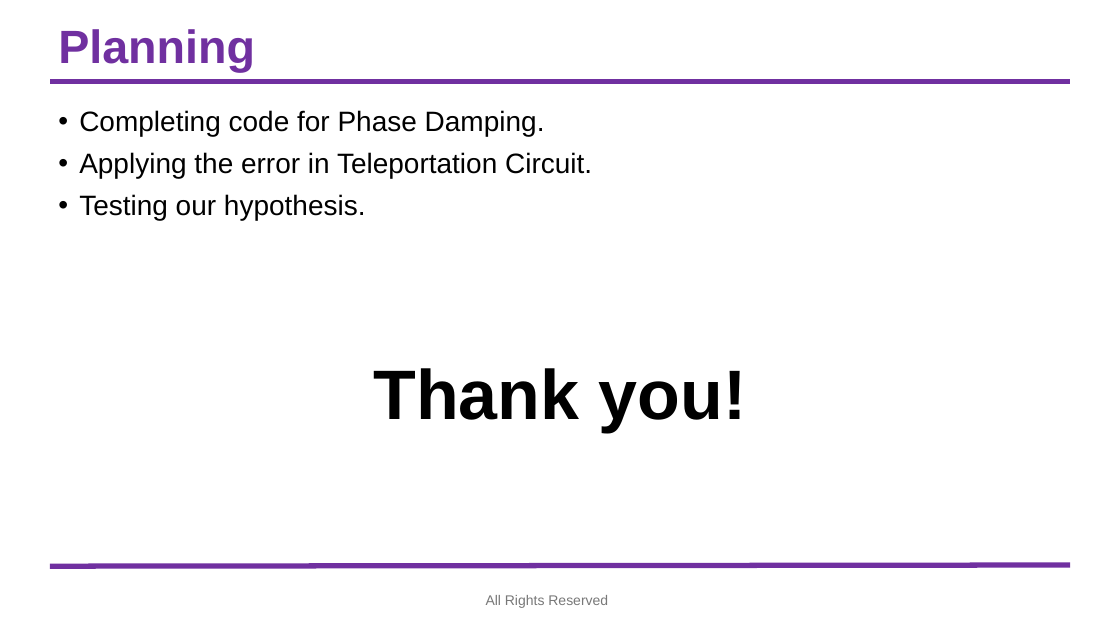
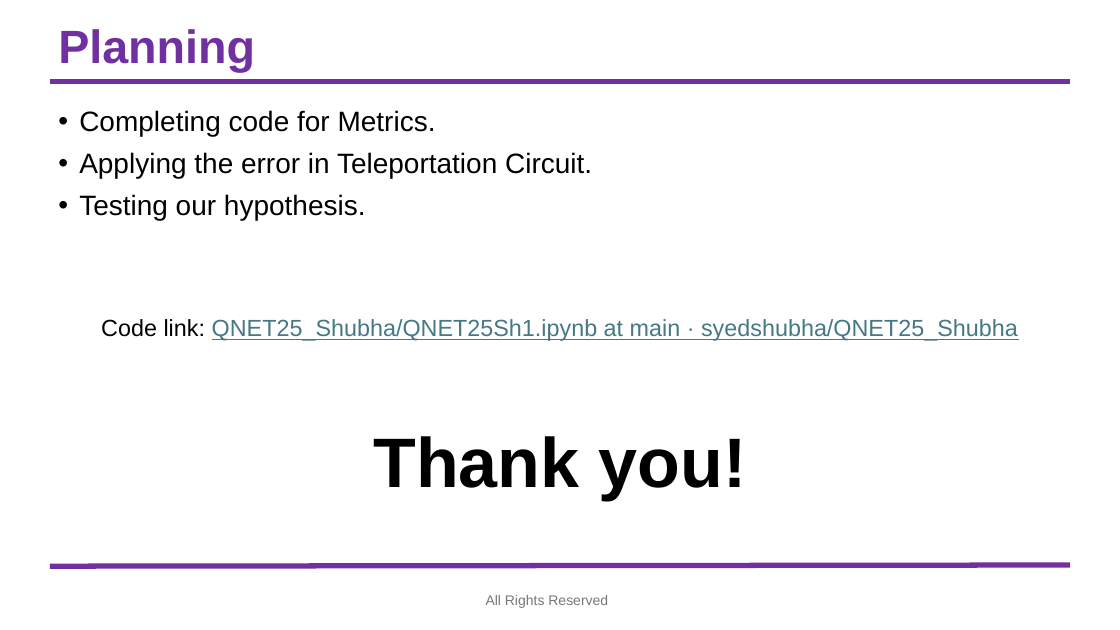
Before and after one commit to syedshubha/QNET25_Shubha, a slide deck: slide 16 of Teleportation_Fidelity.pptx (slide 10 before the commit). Drawn at 1120x630 pixels with LibreOffice and Linux fonts; fonts in the diff are those of the drawing; background and template pictures are left out. Boxes give left, top, right and bottom in pixels: in the first picture for what was removed or moved away, otherwise in the second. Text is boxed around its words. In the diff, an @@ line names an element or a change of style, - is before the commit and + after.

```diff
--- a/Teleportation_Fidelity.pptx
+++ b/Teleportation_Fidelity.pptx
@@ text at (79, 110, 436, 136): text changed @@
-• Completing code for Phase Damping.
+• Completing code for Metrics.
@@ text at (101, 319, 1018, 341): paragraph added @@
+Code link: QNET25_Shubha/QNET25Sh1.ipynb at main · syedshubha/QNET25_Shubha
```
Also in this commit, not shown: 3 other slides changed, 6 slides added.
